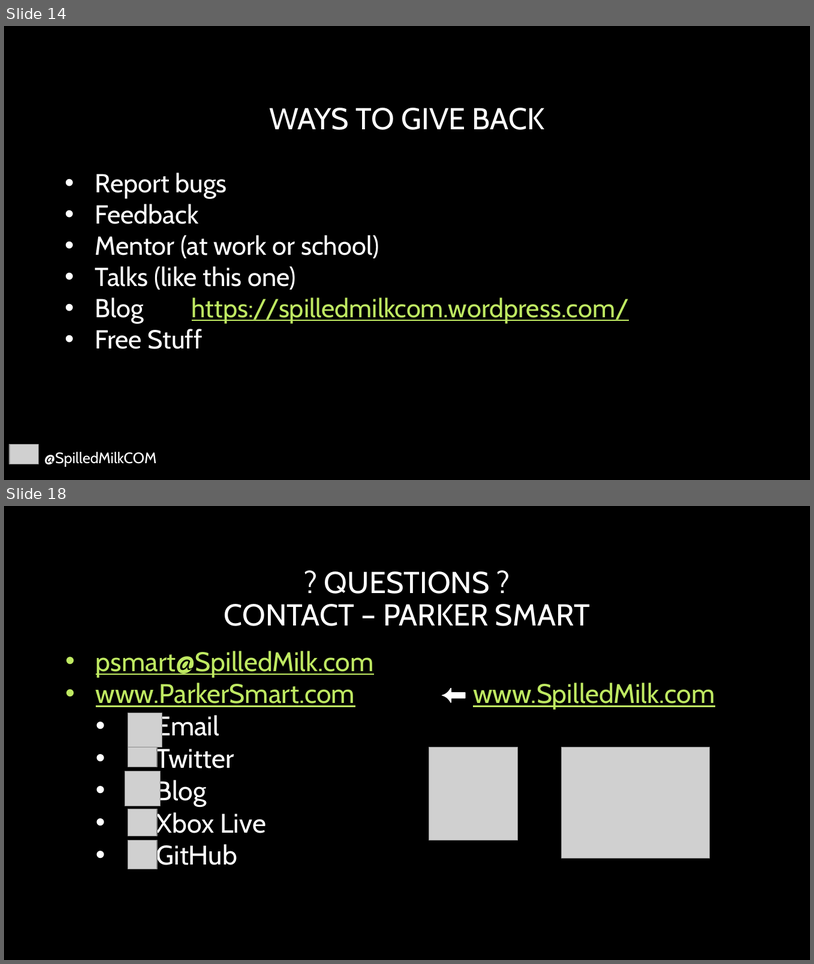
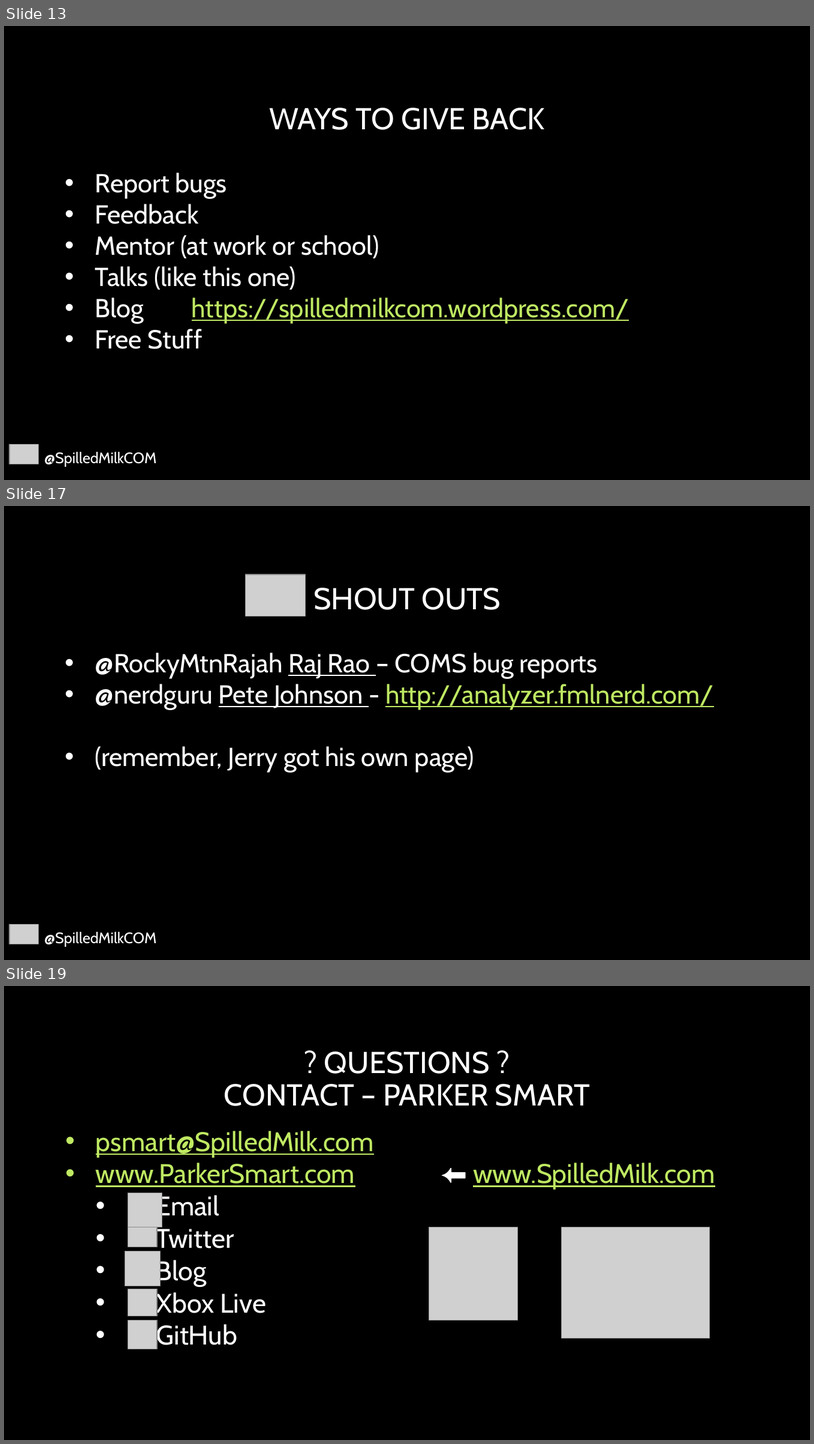
Before and after one commit to SpilledMilkCOM/DenDevDayUWP, a slide deck: Giving Back.pptx. Shown one above the other, each under a label of ours: slides 14 and 18 before the commit, slides 13, 17 and 19 after it; the slides between them are not shown. The pictures are 814x964 and 814x1444 pixels, drawn with LibreOffice and Linux fonts; fonts in the diff are those of the drawing; grey boxes stand for pictures; background and template pictures are left out. Boxes give left, top, right and bottom in pixels: in the first picture for what was removed or moved away, otherwise in the second. Text is boxed around its words. In the diff, an @@ line names an element or a change of style, - is before the commit and + after.

```diff
--- a/Giving Back.pptx
+++ b/Giving Back.pptx
@@ slide 17 added at <box>4,506,810,960</box>, background picture (left out) @@
@@ picture added at <box>245,574,305,616</box> @@
@@ title added at <box>314,588,500,610</box>, 36 pt, text #FFFFFF @@
+SHOUT OUTS
@@ text added at <box>95,652,714,772</box>, 31 pt, text #FFFFFF @@
+• @RockyMtnRajah Raj Rao – COMS bug reports
+• @nerdguru Pete Johnson - http://analyzer.fmlnerd.com/
+• (remember, Jerry got his own page)
@@ picture added at <box>9,924,38,944</box> @@
@@ text added at <box>44,931,156,946</box>, 18 pt, text #FFFFFF @@
+@SpilledMilkCOM
@@ what was slide 14 is now slide 13 @@
@@ what was slide 18 is now slide 19 @@
```
Also in this commit, not shown: 6 slides changed, 1 other file.
